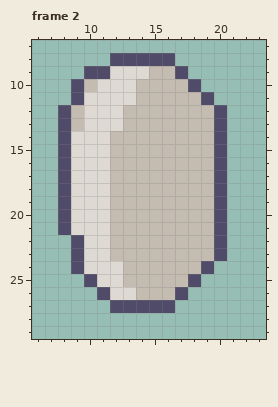
Pixel-art file, stored at characters/enemy/paroot/paroot_pieces.aseprite. This is how it looked before the edit.
32x32 pixels, 3 frames. Shown: frame 2: x 6..23, y 7..29. The commit also changed other frames, which this record leaves out.
And afterwards:
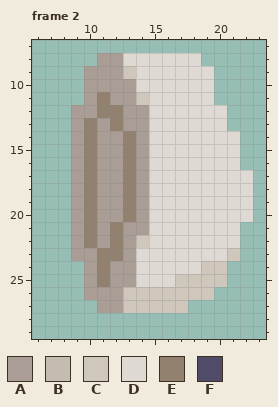
Palette (. is transparent): A #a99d95  B #c4bbb1  C #cfc6bc  D #dfd9d3  E #92816e  F #504b68
The edit:
Changed rows in their new state; - is an unchanged pixel.
Frame 2:
first column x 8:
 8 ---AADDDDDD----
 9 --AAAC-DDDDD---
10 -.AAAADDDDDD---
11 -.AEAACDDDDD---
12 .AAEEAADDDDDD--
13 .AEAEAADDDDDD--
14 .AEAAEADDDDDDD-
15 .AEAAEADDDDDDD-
16 .AEAAEADDDDDDD-
17 .AEAAEADDDDDDDD
18 .AEAAEADDDDDDDD
19 .AEAAEADDDDDDDD
20 .AEAAEADDDDDDDD
21 .AEAEAADDDDDDD-
22 -AEAEACDDDDDDD-
23 -AAEEADDDDDDDC-
24 -.AEAADDDDDCC--
25 --AEAADDDCCCC--
26 --AAACCCCCCC---
27 ---AACCCCC-----
Changed places in both pictures, as pixel boxes (x1, y1, x2, y2):
changed: (58, 53, 253, 313)
